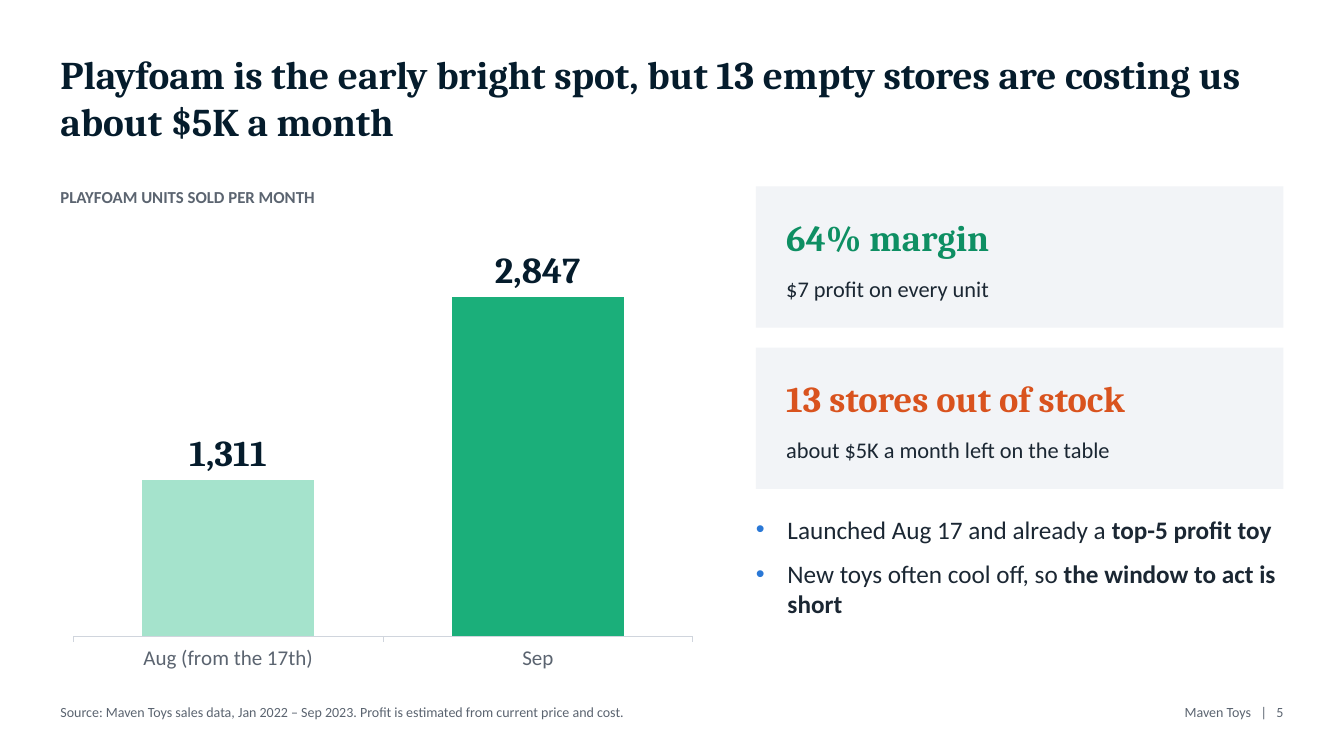
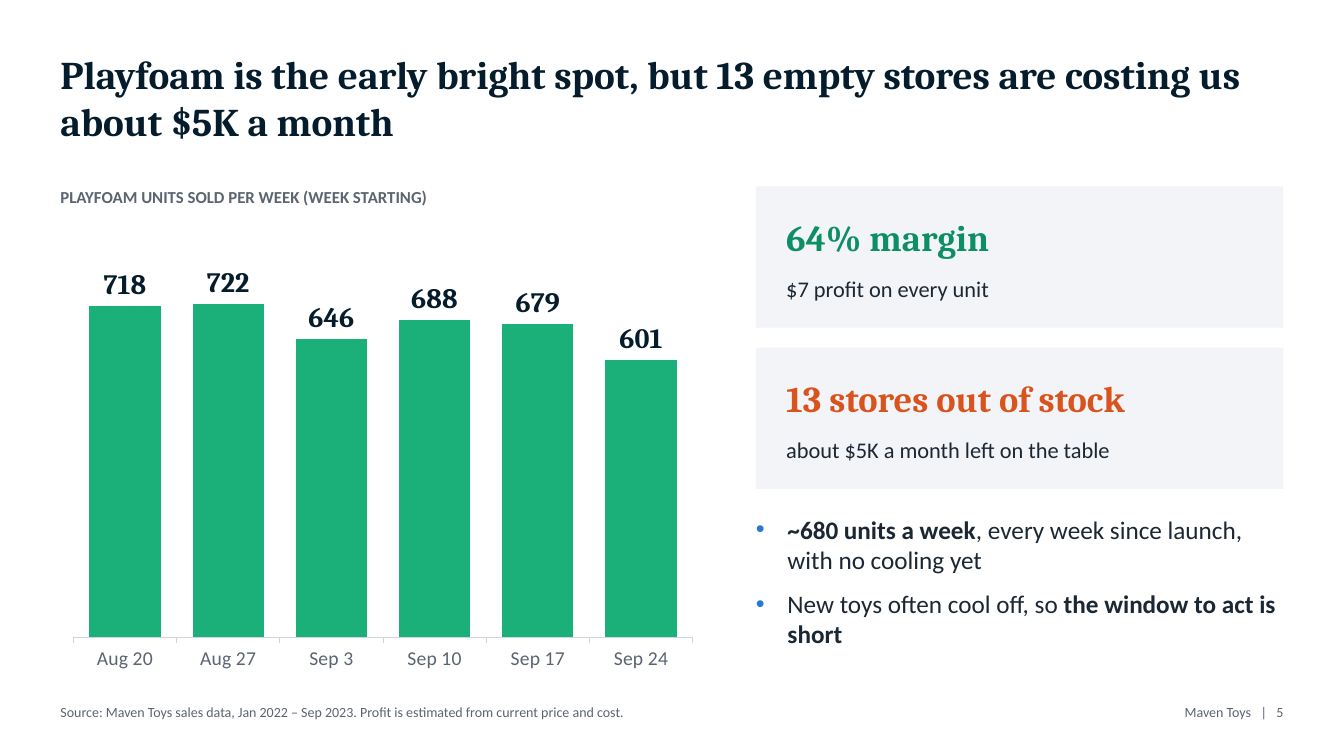
Before and after one commit to surajko9000/maven-toys-ai-analytics, a slide deck: slide 5 of site/deck/Colorbuds_to_Playfoam.pptx. Drawn at 1344x756 pixels with LibreOffice and Linux fonts; fonts in the diff are those of the drawing. Boxes give left, top, right and bottom in pixels: in the first picture for what was removed or moved away, otherwise in the second. Text is boxed around its words. In the diff, an @@ line names an element or a change of style, - is before the commit and + after.

```diff
--- a/site/deck/Colorbuds_to_Playfoam.pptx
+++ b/site/deck/Colorbuds_to_Playfoam.pptx
@@ text at (60, 191, 427, 206): text changed @@
-PLAYFOAM UNITS SOLD PER MONTH
+PLAYFOAM UNITS SOLD PER WEEK (WEEK STARTING)
@@ column chart at (60, 222, 706, 681) @@
-categories: Aug (from the 17th), Sep
+categories: Aug 20, Aug 27, Sep 3, Sep 10, Sep 17, Sep 24
-Series 1: 1311, 2847
+Series 1: 718, 722, 646, 688, 679, 601
@@ data labels of Series 1 changed @@
@@ category axis changed @@
@@ value axis changed @@
@@ bar spacing changed @@
@@ text at (787, 521, 1242, 574): text changed @@
-• Launched Aug 17 and already a top-5 profit toy
+• ~680 units a week, every week since launch, with no cooling yet
```
Also in this commit, not shown: 1 other slide changed, 4 other files.
